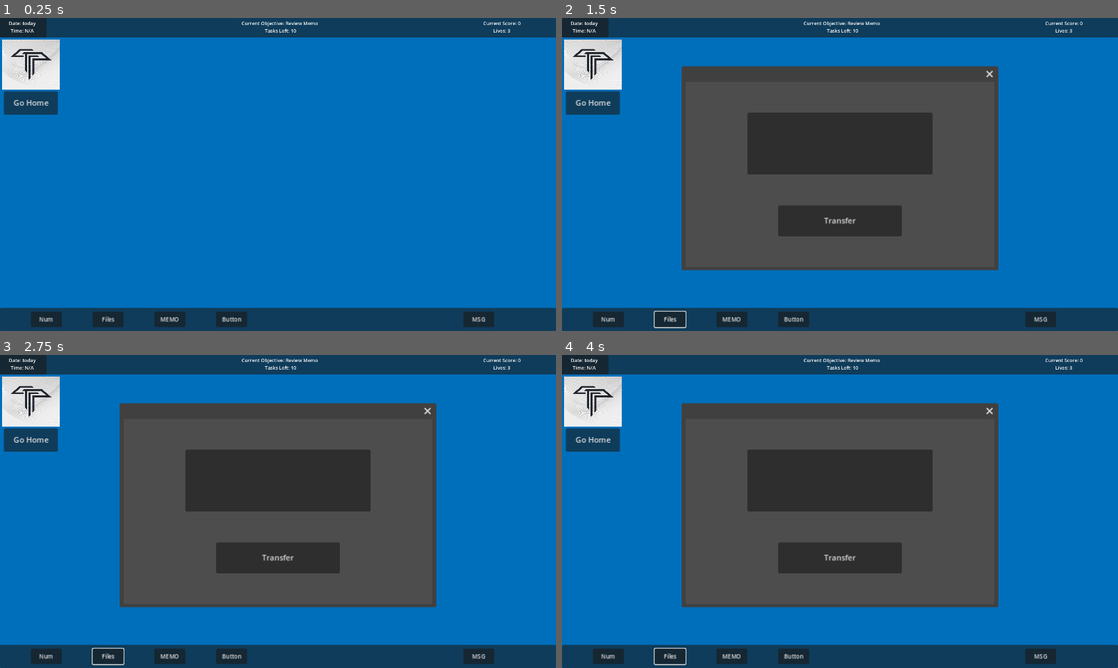
Above: before the commit, frames 1-4 (two rows, left to right).
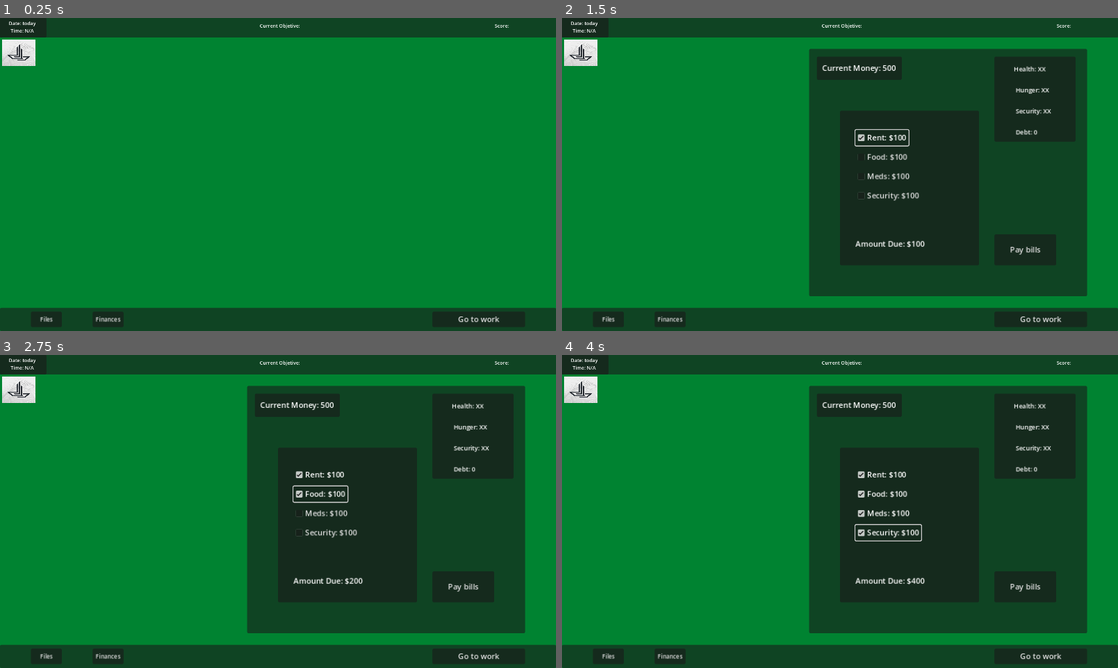
Above: after the commit, the same moments.

Repository: andrewpressman/Operation-OS
Game: Godot game, scene res://Work/HomeDesktop.tscn
Same seed, same stepped clock (60 frames per second), same inputs: the game is played once before the commit and once after it. Before the commit the project starts from res://Work/WorkDesktop.tscn.
Inputs (mouse positions are in pixels of both pictures, inside the frame that each line leads up to):
- Up to frame 1 (0.25 s): no input
- Up to frame 2 (1.5 s): click (667, 318) at 0.5 s, where only the run after the commit has a clickable "Finances"; click (884, 136) at 1.25 s, where only the run after the commit has a clickable "Rent: $100"
- Up to frame 3 (2.75 s): click (322, 492) at 2 s, where only the run after the commit has a clickable "Food: $100"
- Up to frame 4 (4 s): click (884, 514) at 2.75 s, where only the run after the commit has a clickable "Meds: $100"; click (890, 533) at 3.5 s, where only the run after the commit has a clickable "Security: $100"

The runs differ from the first frame. In frame 1, 99% of the frame differs, in the area x 0-100%, y 0-100%; in frame 2, 98%; in frame 3, 98%; in frame 4, 98%.

Commit message:
Added Skeleton of Finances system

Diff:
--- a/Home/HomeController.gd
+++ b/Home/HomeController.gd
@@ -4,11 +4,7 @@
 # Called when the node enters the scene tree for the first time.
 func _ready() -> void:
 	$Finances.visible = false
-	$Files.visibile = false
-
-
-
-
+	$Files.visible = false
 
 func FinancesButton():
 	$Finances.visible = !$Finances.visible
--- a/Home/finances.gd
+++ b/Home/finances.gd
@@ -1,6 +1,107 @@
 extends Panel
 
+var PaidRent: bool
+var PaidFood : bool
+var PaidMeds : bool
+var PaidSecurity : bool
+
+var AmountDue : int
+var CurrentDebt: int
 
 # Called when the node enters the scene tree for the first time.
 func _ready() -> void:
-	pass # Replace with function body.
+	CurrentDebt = GlobalVar.Debt
+	SetPrices()
+	UpdateMoney()
+	UpdateStats()
+	PaidRent = false
+	PaidFood = false
+	PaidMeds = false
+	PaidSecurity = false
+	AmountDue = 0
+
+func UpdateMoney():
+	$Money/Label.text = "Current Money: " + str(GlobalVar.Money)
+
+func UpdateStats():
+	$Stats/Label.text = "Health: XX\n
+						 Hunger: XX\n
+						 Security: XX\n
+						 Debt: " + str(GlobalVar.Debt)
+
+func UpdateDue():
+	$Bills/AmountDue.text = "Amount Due: $" + str(AmountDue)
+
+func SetPrices():
+	if GlobalVar.CurrentLevel == 0:
+		GlobalVar.Money = GlobalVar.StartMoney
+		GlobalVar.RentPrice = GlobalVar.StartRentPrice
+		GlobalVar.FoodPrice = GlobalVar.StartFoodPrice
+		GlobalVar.MedsPrice = GlobalVar.StartMedsPrice
+		GlobalVar.SecurityPrice = GlobalVar.StartSecurityPrice
+		GlobalVar.Debt = GlobalVar.StartDebt
+	else:
+		GlobalVar.RentPrice += GlobalVar.RentIncrease
+		GlobalVar.FoodPrice += GlobalVar.FoodIncrease
+		GlobalVar.MedsPrice += GlobalVar.MedsIncrease
+		GlobalVar.SecurityPrice += GlobalVar.SecurityIncrease
+
+	$Bills/Rent.text = "Rent: $" + str(GlobalVar.RentPrice)
+	$Bills/Food.text = "Food: $" + str(GlobalVar.FoodPrice)
+	$Bills/Meds.text = "Meds: $" + str(GlobalVar.MedsPrice)
+	$Bills/Security.text = "Security: $" + str(GlobalVar.SecurityPrice)
+
+func PayBills():
+	print("amountDue: " + str(AmountDue) + "\n")
+	if AmountDue < GlobalVar.Money:
+		GlobalVar.Money += -AmountDue
+	#elif GlobalVar.Money > 0 :
+	else:
+		GlobalVar.Money = 0
+		CurrentDebt = (GlobalVar.Money - AmountDue) * -1 + GlobalVar.Debt
+		GlobalVar.Debt = CurrentDebt
+		print(str(GlobalVar.Debt))
+
+	UpdateMoney()
+	UpdateStats()
+
+#
+# if Due <= Money -> subtract due
+# if Due > Money subtract due / increase debt
+#
+#
+#
+#
+#
+
+func ToggleRent():
+	PaidRent = !PaidRent
+	if PaidRent:
+		AmountDue += GlobalVar.RentPrice
+	else:
+		AmountDue += -GlobalVar.RentPrice
+	UpdateDue()
+
+func ToggleFood():
+	PaidFood = !PaidFood
+	if PaidFood:
+		AmountDue += GlobalVar.FoodPrice
+	else:
+		AmountDue += -GlobalVar.FoodPrice
+	UpdateDue()
+
+func ToggleMeds():
+	PaidMeds = !PaidMeds
+	if PaidMeds:
+		AmountDue += GlobalVar.MedsPrice
+	else:
+		AmountDue += -GlobalVar.MedsPrice
+	UpdateDue()
+
+func ToggleSecurity():
+	PaidSecurity = !PaidSecurity
+	if PaidSecurity:
+		AmountDue += GlobalVar.SecurityPrice
+	else:
+		AmountDue += -GlobalVar.SecurityPrice
+	UpdateDue()
--- a/Work/HomeDesktop.tscn
+++ b/Work/HomeDesktop.tscn
@@ -156,7 +156,7 @@
 offset_right = 352.0
 offset_bottom = 448.0
 
-[node name="CheckBox" type="CheckBox" parent="Finances/Bills"]
+[node name="Rent" type="CheckBox" parent="Finances/Bills"]
 layout_mode = 0
 offset_left = 32.0
 offset_top = 40.0
@@ -164,7 +164,7 @@
 offset_bottom = 71.0
 text = " Rent: XXX"
 
-[node name="CheckBox2" type="CheckBox" parent="Finances/Bills"]
+[node name="Food" type="CheckBox" parent="Finances/Bills"]
 layout_mode = 0
 offset_left = 32.0
 offset_top = 80.0
@@ -172,7 +172,7 @@
 offset_bottom = 111.0
 text = " Food: XXX"
 
-[node name="CheckBox3" type="CheckBox" parent="Finances/Bills"]
+[node name="Meds" type="CheckBox" parent="Finances/Bills"]
 layout_mode = 0
 offset_left = 32.0
 offset_top = 120.0
@@ -180,7 +180,7 @@
 offset_bottom = 151.0
 text = " Meds: XXX"
 
-[node name="CheckBox4" type="CheckBox" parent="Finances/Bills"]
+[node name="Security" type="CheckBox" parent="Finances/Bills"]
 layout_mode = 0
 offset_left = 32.0
 offset_top = 160.0
@@ -188,7 +188,7 @@
 offset_bottom = 191.0
 text = " Security: XXX"
 
-[node name="Label" type="Label" parent="Finances/Bills"]
+[node name="AmountDue" type="Label" parent="Finances/Bills"]
 layout_mode = 0
 offset_left = 32.0
 offset_top = 264.0
@@ -212,3 +212,8 @@
 
 [connection signal="pressed" from="Taskbar/UnlockedFiles" to="." method="FilesButton"]
 [connection signal="pressed" from="Taskbar/Finances" to="." method="FinancesButton"]
+[connection signal="pressed" from="Finances/Bills/Rent" to="Finances" method="ToggleRent"]
+[connection signal="pressed" from="Finances/Bills/Food" to="Finances" method="ToggleFood"]
+[connection signal="pressed" from="Finances/Bills/Meds" to="Finances" method="ToggleMeds"]
+[connection signal="pressed" from="Finances/Bills/Security" to="Finances" method="ToggleSecurity"]
+[connection signal="pressed" from="Finances/Pay" to="Finances" method="PayBills"]
--- a/global_Variables.gd
+++ b/global_Variables.gd
@@ -7,6 +7,7 @@
 var Tasks : int
 
 #Home variables
+var GainedMoney : int
 var Money: int
 
 var RentPrice: int
@@ -18,5 +19,18 @@
 var MedsPrice: int
 var MedsIncrease: int
 
-var SecuriyPrice : int
+var SecurityPrice : int
 var SecurityIncrease: int
+
+var Debt : int
+
+#Intial Starting Values
+var StartMoney : int = 500
+var StartRentPrice : int = 100
+var StartFoodPrice : int = 100
+var StartMedsPrice : int = 100
+var StartSecurityPrice : int = 100
+var StartDebt : int = 0
+
+#Current Level tracker
+var CurrentLevel : int = 0
--- a/project.godot
+++ b/project.godot
@@ -11,7 +11,7 @@
 [application]
 
 config/name="OperationOS"
-run/main_scene="res://Work/WorkDesktop.tscn"
+run/main_scene="res://Work/HomeDesktop.tscn"
 config/features=PackedStringArray("4.3", "Forward Plus")
 config/icon="res://icon.svg"
 
